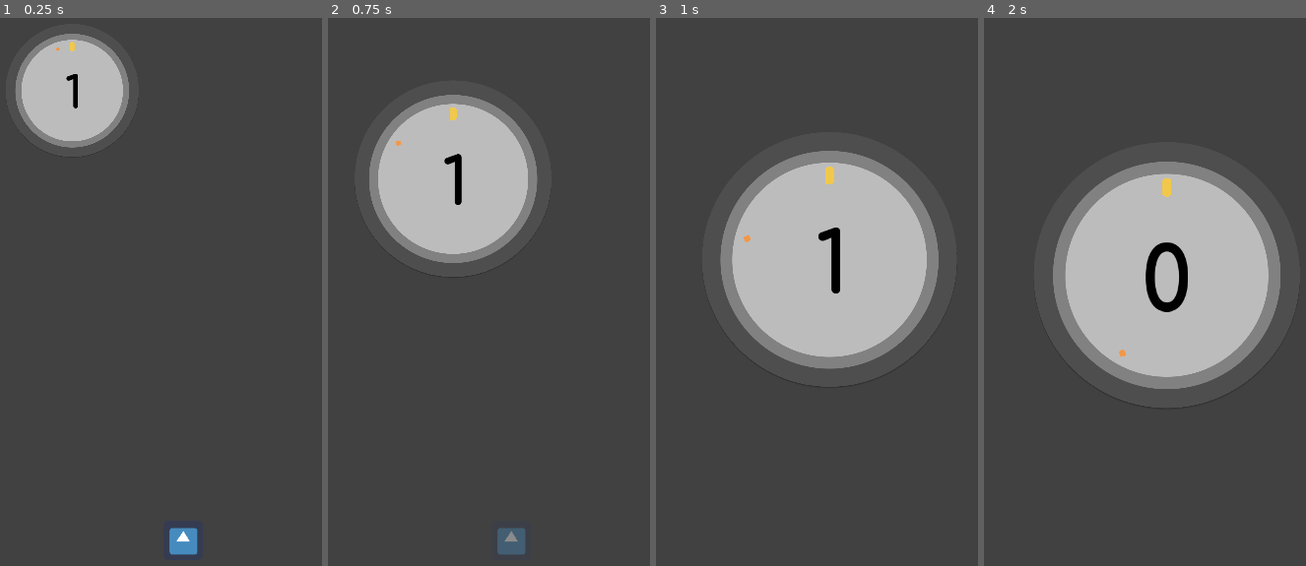
Above: before the commit, frames 1-4 (left to right).
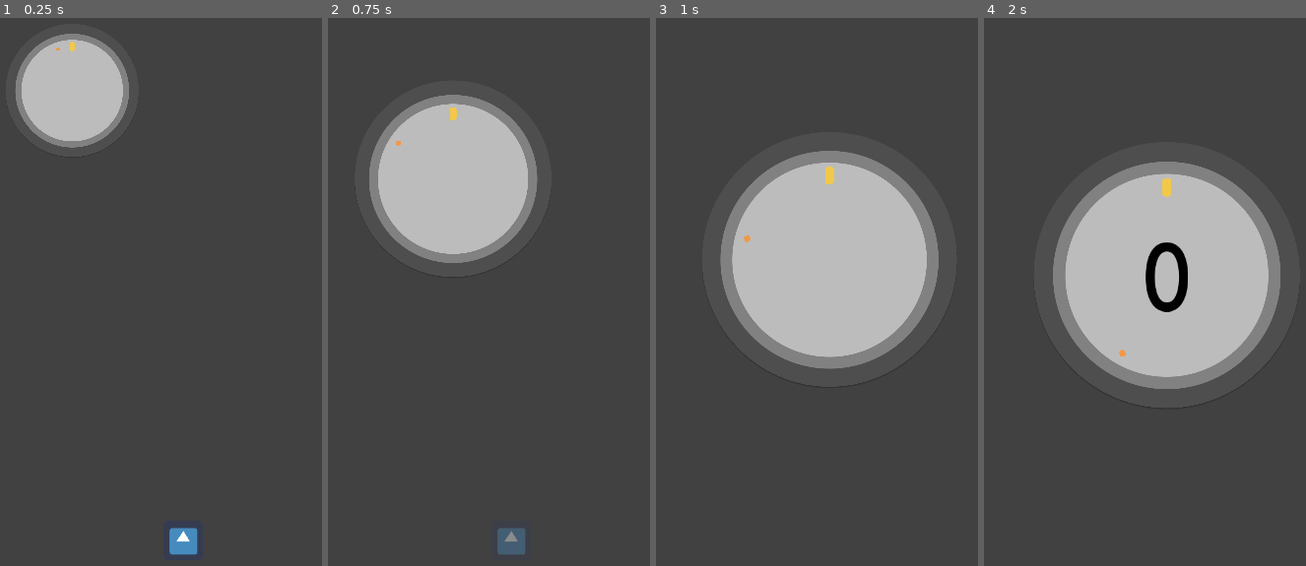
Above: after the commit, the same moments.

Repository: takecare/popthelock
Game: Godot game, scene res://scenes/Start.tscn
The game is run twice, just before and just after one commit, with the same random seed, the same clock (stepped at 60 frames per second) and the same inputs. The engine's default icon, where the game draws it, is replaced by a stand-in: a white triangle on a blue panel in a dark square.
Inputs (mouse positions are in pixels of both pictures, inside the frame that each line leads up to):
- Up to frame 1 (0.25 s): no input
- Up to frame 2 (0.75 s): click (511, 538) at 0.5 s
- Up to frame 3 (1 s): no input
- Up to frame 4 (2 s): tap Enter at 1.25 s; move the mouse to (1264, 259) at 1.27 s; hold W from 1.28 s (still down); click (1264, 259) at 1.35 s

The runs differ from the first frame. In frame 1, 0.1% of the frame differs, in the area x 20-25%, y 10-17%; in frame 2, 0.2%; in frame 3, 0.4%, in the area x 50-58%, y 38-51%; in frame 4, nothing differs.

Commit message:
remove score animation

Diff:
--- a/scenes/ScoreLayer.tscn
+++ b/scenes/ScoreLayer.tscn
@@ -90,22 +90,6 @@
 } ]
 }
 
-[sub_resource type="Animation" id=3]
-resource_name = "Score"
-length = 0.3
-tracks/0/type = "value"
-tracks/0/path = NodePath(".:score")
-tracks/0/interp = 1
-tracks/0/loop_wrap = true
-tracks/0/imported = false
-tracks/0/enabled = true
-tracks/0/keys = {
-"times": PoolRealArray( 0, 0.3 ),
-"transitions": PoolRealArray( 1, 1 ),
-"update": 1,
-"values": [ 0, 3 ]
-}
-
 [node name="ScoreLayer" type="CenterContainer"]
 margin_right = 256.0
 margin_bottom = 128.0
@@ -117,12 +101,14 @@
 }
 
 [node name="HBoxContainer" type="HBoxContainer" parent="."]
+modulate = Color( 1, 1, 1, 0 )
 margin_left = 9.0
 margin_top = 7.0
 margin_right = 246.0
 margin_bottom = 121.0
 grow_horizontal = 2
 grow_vertical = 2
+rect_scale = Vector2( 2, 2 )
 rect_pivot_offset = Vector2( 118, 57 )
 size_flags_horizontal = 0
 size_flags_vertical = 0
@@ -151,6 +137,5 @@
 [node name="AnimationPlayer" type="AnimationPlayer" parent="."]
 anims/Appear = SubResource( 1 )
 anims/Disappear = SubResource( 2 )
-anims/Score = SubResource( 3 )
 
 [node name="Tween" type="Tween" parent="."]
Not shown: 1 places in scenes/ScoreLayer.tscn that only renumber resources
